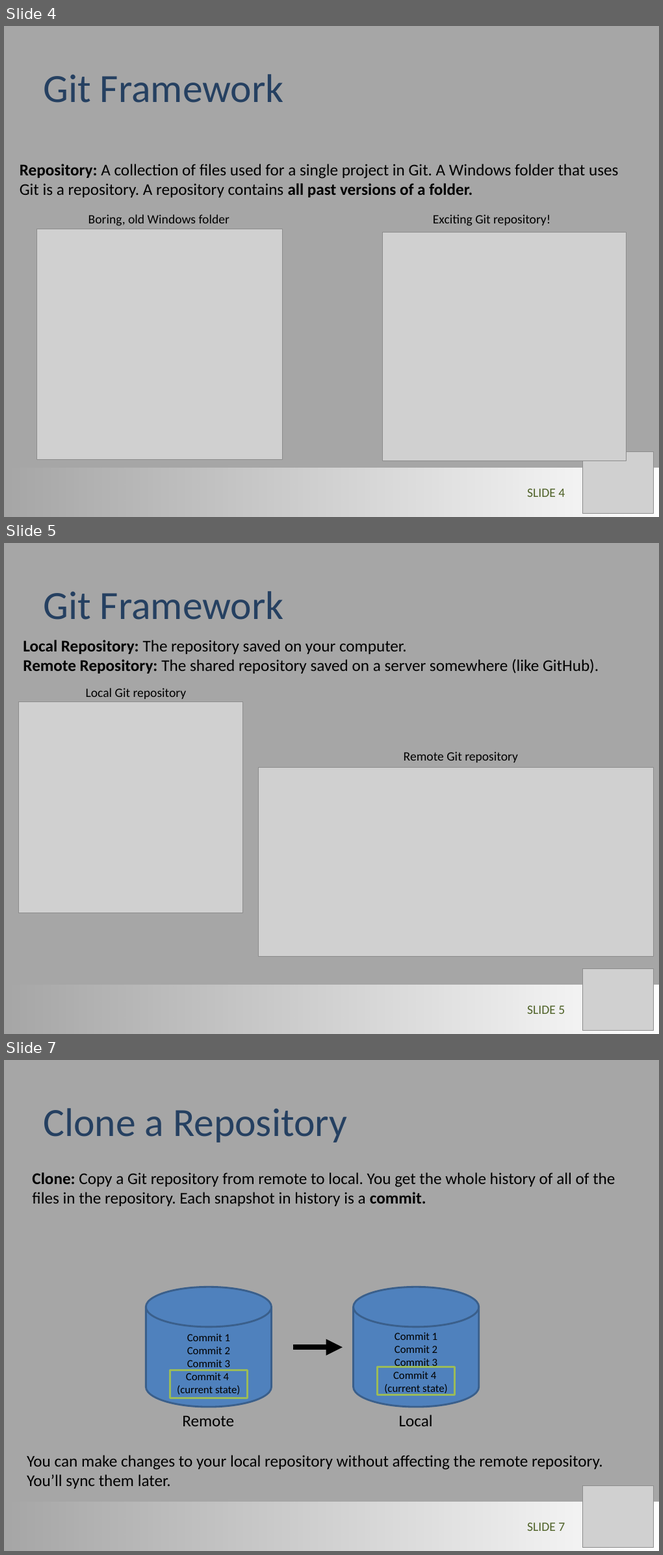
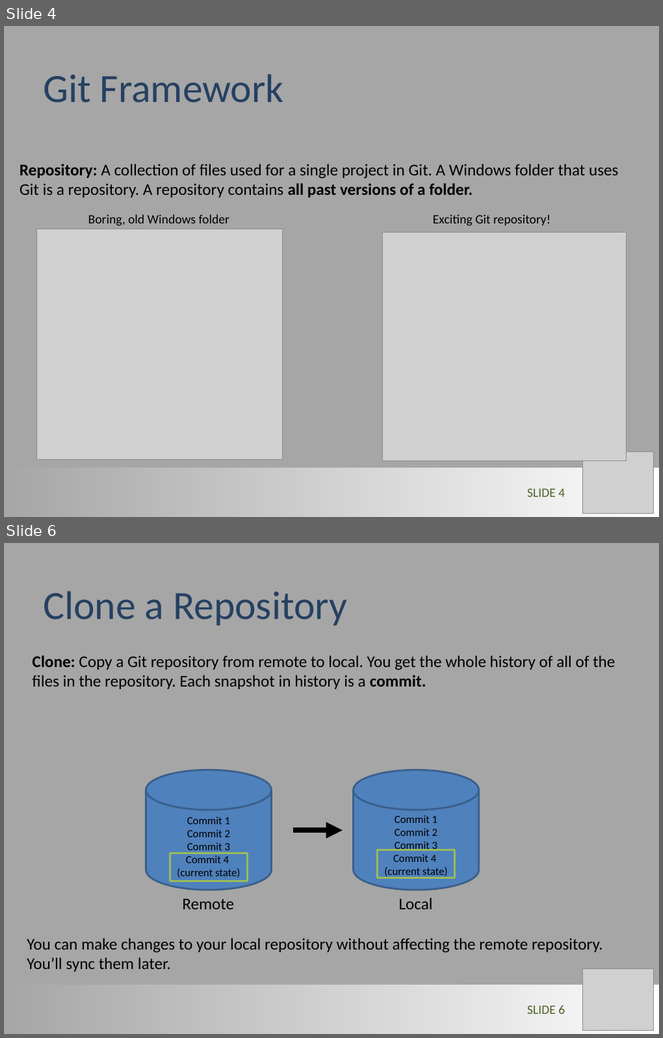
Before and after one commit to LimnoTech/Forum-GitHub, a slide deck: GitHub_Steve.pptx. Shown one above the other, each under a label of ours: slides 4, 5 and 7 before the commit, slides 4 and 6 after it; the slides between them are not shown. The pictures are 663x1555 and 663x1038 pixels, drawn with LibreOffice and Linux fonts; fonts in the diff are those of the drawing; grey boxes stand for pictures. Boxes give left, top, right and bottom in pixels: in the first picture for what was removed or moved away, otherwise in the second. Text is boxed around its words. In the diff, an @@ line names an element or a change of style, - is before the commit and + after.

```diff
--- a/GitHub_Steve.pptx
+++ b/GitHub_Steve.pptx
@@ slide 5 removed at <box>4,543,659,1034</box>, background #A6A6A6 @@
@@ title removed at <box>43,591,284,620</box> @@
-Git Framework
@@ text removed at <box>23,640,599,674</box> @@
-Local Repository: The repository saved on your computer.
-Remote Repository: The shared repository saved on a server somewhere (like GitHub).
@@ text removed at <box>86,688,187,699</box> @@
-Local Git repository
@@ picture removed at <box>18,702,243,913</box> @@
@@ text removed at <box>404,752,518,763</box> @@
-Remote Git repository
@@ picture removed at <box>258,767,654,956</box> @@
@@ picture removed at <box>582,969,653,1031</box> @@
@@ rectangle removed at <box>4,985,659,1034</box> @@
@@ page number removed at <box>527,1006,565,1014</box> @@
-SLIDE 5
@@ what was slide 7 is now slide 6 @@
@@ page number at <box>527,1005,565,1014</box>: text changed @@
-SLIDE 7
+SLIDE 6
```
Also in this commit, not shown: 3 slides changed, 10 slides added.
